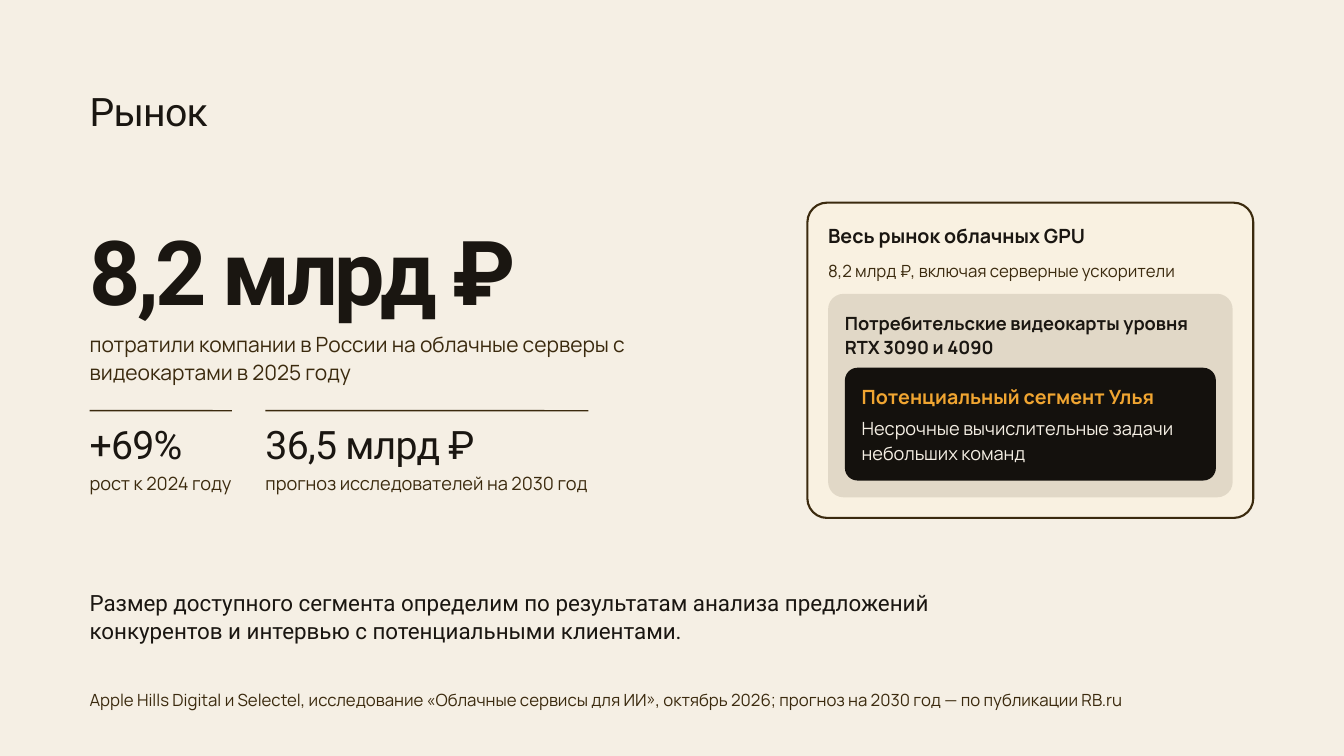
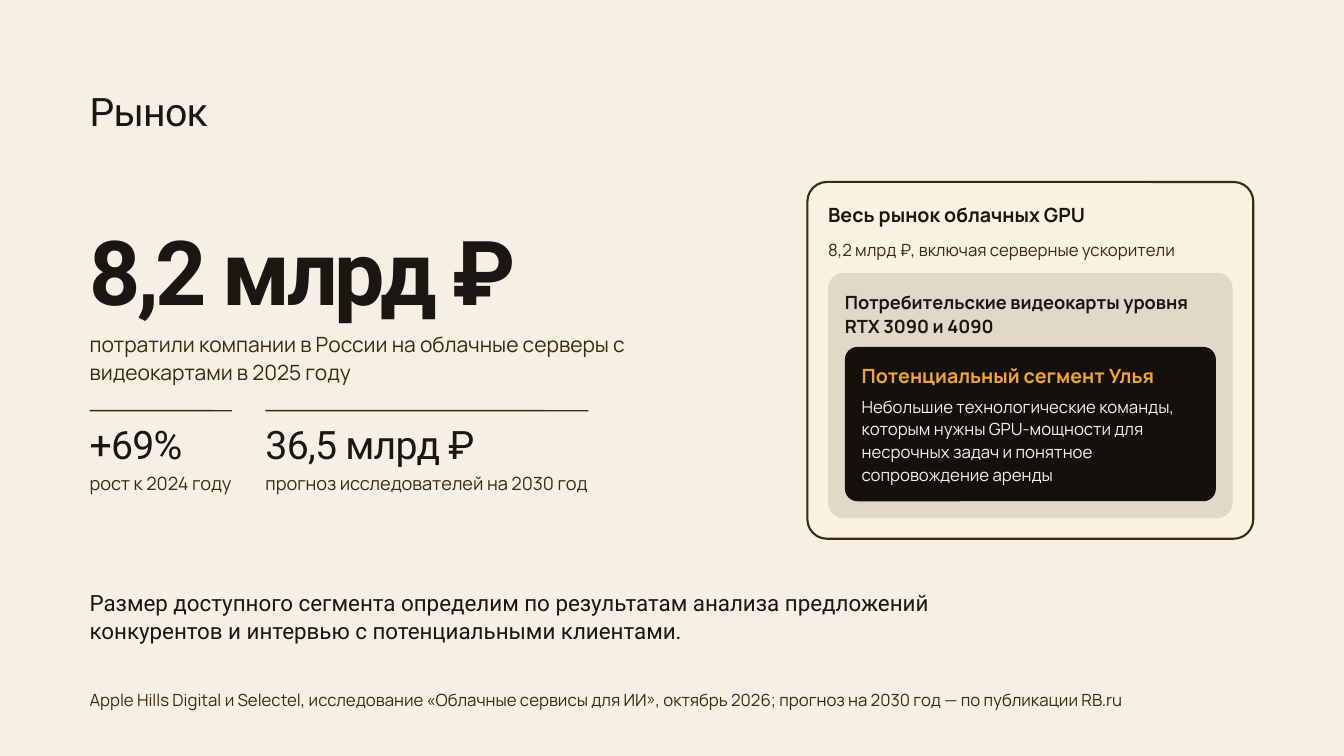
Before and after one commit to fonor11/Main, a slide deck: slide 6 of Улей — презентация для преакселератора ВШМ.pptx. Drawn at 1344x756 pixels with LibreOffice and Linux fonts; fonts in the diff are those of the drawing; background and template pictures are left out. Boxes give left, top, right and bottom in pixels: in the first picture for what was removed or moved away, otherwise in the second. Text is boxed around its words. In the diff, an @@ line names an element or a change of style, - is before the commit and + after.

```diff
--- a/Улей — презентация для преакселератора ВШМ.pptx
+++ b/Улей — презентация для преакселератора ВШМ.pptx
@@ rounded rectangle: place and size @@
-rounded rectangle at (808,203,1253,518)
+rounded rectangle at (808,182,1253,539)
@@ rounded rectangle: place and size @@
-rounded rectangle at (829,293,1233,497)
+rounded rectangle at (829,273,1233,518)
@@ proportions changed in 3 elements at (808,182,1253,539), (829,273,1233,518), (845,347,1216,501) @@
@@ rounded rectangle: place and size @@
-rounded rectangle at (845,368,1216,481)
+rounded rectangle at (845,347,1216,501)
@@ 4 texts: place and size @@
-4 texts at (828,228,1188,407)
+4 texts at (828,207,1188,386)
@@ text at (862,400,1174,485): text changed; size 13 to 12 pt @@
-Несрочные вычислительные задачи
-небольших команд
+Небольшие технологические команды,
+которым нужны GPU-мощности для
+несрочных задач и понятное
+сопровождение аренды
```
Also in this commit, not shown: 5 other slides changed, 4 slides added, 4 slides removed, 2 other files.
